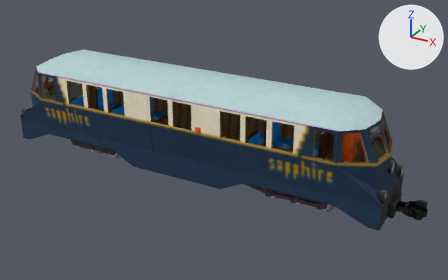
One commit to the OBJ model src/main/assets/immersiverailroading/models/rolling_stock/kitsune_sapphire_express/sapphire_local.obj: the scene before it, then after it.
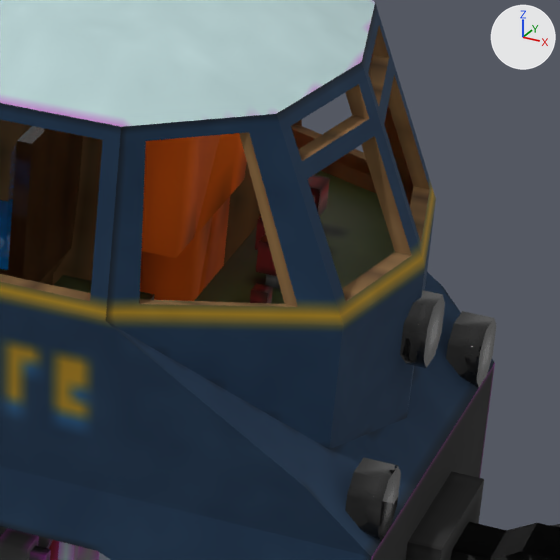
Old and new are each drawn whole from a 50 mm camera at (7.49, -12.06, 7.05) aimed at (0.73, 0.24, 0.9) and again close up on the part from 71% to 93% of the width and 39% to 74% of the height. Lighting does not change. The marker at upper right points along +X, +Y and +Z. Where no turn or scale is listed for an object, it has been applied to the vertices.

The first close-up shows 'COUPLED_REAR_4_HIDE_INVERT', 'COUPLER_ENGAGED_REAR_2_TOGGLE_LABEL_Uncouple', 'FRAME_ext_body.001', 'FRAME_ext_roof', 'FRAME_int_body.001', '_steve?', 'bench', 'controls.001', 'lamp.004', 'lamp.005', 'lamp.006', 'vBogie1'.
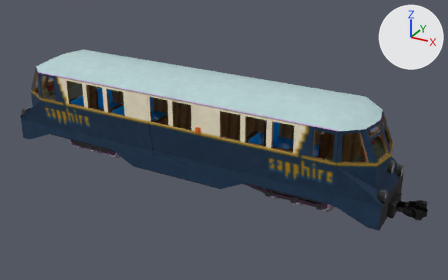
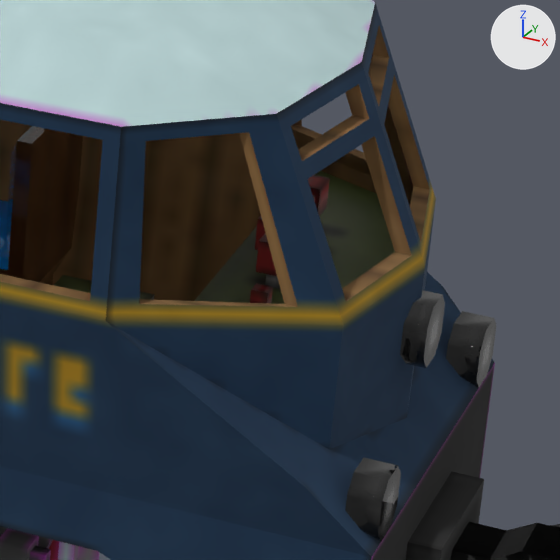
The change, as a diff of the scene's bpy script:
```diff
--- a/src/main/assets/immersiverailroading/models/rolling_stock/kitsune_sapphire_express/sapphire_local.obj.py
+++ b/src/main/assets/immersiverailroading/models/rolling_stock/kitsune_sapphire_express/sapphire_local.obj.py
@@ ob_steve @@
-ob_steve = bpy.data.objects.new('_steve?', me_steve)
-ob_steve.location = (0.0, 0.0, 0.0)
```

Location of each change, (x1, y1, x2, y2) in pixels of the close-ups (560 x 560 px):
'_steve?', deleted (brown): before (140, 133, 247, 301)
